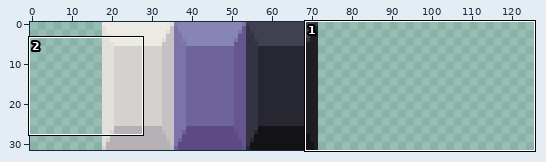
A sprite sheet gets an edit: Graphics/UI/historyTokens.png. Above, an overview of the earlier version with the close-up marked.
Close-up. Before the edit:
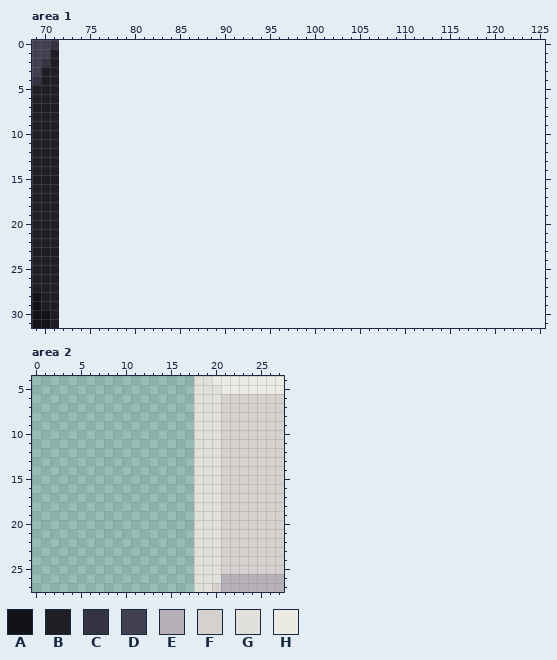
The file is 72x32 pixels. Colours within 5 levels of each other are drawn and written as one. Shown: area 1: x 69..125, y 0..31; area 2: x 0..27, y 4..27. The old version is drawn lined up with the new one, on the new canvas.
Palette (. is transparent): A #121217  B #1e1e24  C #333341  D #404051  E #b5b1b7  F #d5d1cf  G #e2e0da  H #ecebe3
Pixels before, area 1, first column x 69:
 0 DDC
 1 DDB
 2 DCB
 3 DBB
 4 CBB
 5 BBB
 6 BBB
 7 BBB
 8 BBB
 9 BBB
10 BBB
11 BBB
12 BBB
13 BBB
14 BBB
15 BBB
16 BBB
17 BBB
18 BBB
19 BBB
20 BBB
21 BBB
22 BBB
23 BBB
24 BBB
25 BBB
26 BBB
27 BBB
28 ABB
29 ABB
30 AAB
31 AAB
Pixels before, area 2, first column x 18:
 4 GGHHHHHHHH
 5 GGGHHHHHHH
 6 GGGFFFFFFF
 7 GGGFFFFFFF
 8 GGGFFFFFFF
 9 GGGFFFFFFF
10 GGGFFFFFFF
11 GGGFFFFFFF
12 GGGFFFFFFF
13 GGGFFFFFFF
14 GGGFFFFFFF
15 GGGFFFFFFF
16 GGGFFFFFFF
17 GGGFFFFFFF
18 GGGFFFFFFF
19 GGGFFFFFFF
20 GGGFFFFFFF
21 GGGFFFFFFF
22 GGGFFFFFFF
23 GGGFFFFFFF
24 GGGFFFFFFF
25 GGGFFFFFFF
26 GGGEEEEEEE
27 GGFEEEEEEE
And afterwards:
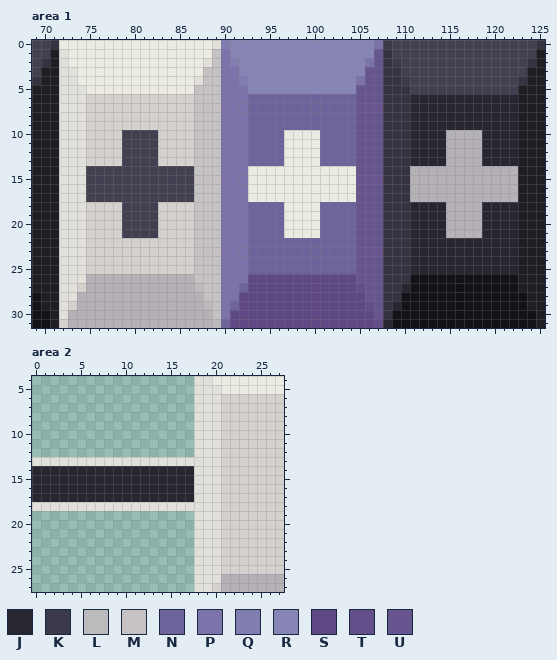
Colours new in this view: J #272732  K #3a3a4a  L #bdbabd  M #c6c2c3  N #6f639b  P #7b73a9  Q #817db0  R #8785b5  S #5e4984  T #624f8a  U #66558f
Log entry: boss special history
Edits made:
canvas 72x32 -> 126x32
Changed rows in their new state; - is an unchanged pixel.
Area 1:
first column x 72:
 0 HHHHHHHHHHHHHHHHHGQRRRRRRRRRRRRRRRRPKDDDDDDDDDDDDDDDDC
 1 GHHHHHHHHHHHHHHHHMPRRRRRRRRRRRRRRRRUCDDDDDDDDDDDDDDDDB
 2 GHHHHHHHHHHHHHHHGMPQRRRRRRRRRRRRRRPUCKDDDDDDDDDDDDDDCB
 3 GGHHHHHHHHHHHHHHMMPPRRRRRRRRRRRRRRUUCCDDDDDDDDDDDDDDBB
 4 GGHHHHHHHHHHHHHGMMPPQRRRRRRRRRRRRPUUCCKDDDDDDDDDDDDCBB
 5 GGGHHHHHHHHHHHHMMMPPPRRRRRRRRRRRRUUUCCCDDDDDDDDDDDDBBB
 6 GGGFFFFFFFFFFFFMMMPPPNNNNNNNNNNNNUUUCCCJJJJJJJJJJJJBBB
 7 GGGFFFFFFFFFFFFMMMPPPNNNNNNNNNNNNUUUCCCJJJJJJJJJJJJBBB
 8 GGGFFFFFFFFFFFFMMMPPPNNNNNNNNNNNNUUUCCCJJJJJJJJJJJJBBB
 9 GGGFFFFFFFFFFFFMMMPPPNNNNNNNNNNNNUUUCCCJJJJJJJJJJJJBBB
10 GGGFFFFDDDDFFFFMMMPPPNNNNHHHHNNNNUUUCCCJJJJEEEEJJJJBBB
11 GGGFFFFDDDDFFFFMMMPPPNNNNHHHHNNNNUUUCCCJJJJEEEEJJJJBBB
12 GGGFFFFDDDDFFFFMMMPPPNNNNHHHHNNNNUUUCCCJJJJEEEEJJJJBBB
13 GGGFFFFDDDDFFFFMMMPPPNNNNHHHHNNNNUUUCCCJJJJEEEEJJJJBBB
14 GGGDDDDDDDDDDDDMMMPPPHHHHHHHHHHHHUUUCCCEEEEEEEEEEEEBBB
15 GGGDDDDDDDDDDDDMMMPPPHHHHHHHHHHHHUUUCCCEEEEEEEEEEEEBBB
16 GGGDDDDDDDDDDDDMMMPPPHHHHHHHHHHHHUUUCCCEEEEEEEEEEEEBBB
17 GGGDDDDDDDDDDDDMMMPPPHHHHHHHHHHHHUUUCCCEEEEEEEEEEEEBBB
18 GGGFFFFDDDDFFFFMMMPPPNNNNHHHHNNNNUUUCCCJJJJEEEEJJJJBBB
19 GGGFFFFDDDDFFFFMMMPPPNNNNHHHHNNNNUUUCCCJJJJEEEEJJJJBBB
20 GGGFFFFDDDDFFFFMMMPPPNNNNHHHHNNNNUUUCCCJJJJEEEEJJJJBBB
21 GGGFFFFDDDDFFFFMMMPPPNNNNHHHHNNNNUUUCCCJJJJEEEEJJJJBBB
22 GGGFFFFFFFFFFFFMMMPPPNNNNNNNNNNNNUUUCCCJJJJJJJJJJJJBBB
23 GGGFFFFFFFFFFFFMMMPPPNNNNNNNNNNNNUUUCCCJJJJJJJJJJJJBBB
24 GGGFFFFFFFFFFFFMMMPPPNNNNNNNNNNNNUUUCCCJJJJJJJJJJJJBBB
25 GGGFFFFFFFFFFFFMMMPPPNNNNNNNNNNNNUUUCCCJJJJJJJJJJJJBBB
26 GGGEEEEEEEEEEEEMMMPPPSSSSSSSSSSSSUUUCCCAAAAAAAAAAAABBB
27 GGFEEEEEEEEEEEELMMPPNSSSSSSSSSSSSTUUCCJAAAAAAAAAAAABBB
28 GGEEEEEEEEEEEEEEMMPPSSSSSSSSSSSSSSUUCCAAAAAAAAAAAAAABB
29 GFEEEEEEEEEEEEEELMPNSSSSSSSSSSSSSSTUCJAAAAAAAAAAAAAABB
30 GEEEEEEEEEEEEEEEEMPSSSSSSSSSSSSSSSSUCAAAAAAAAAAAAAAAAB
31 FEEEEEEEEEEEEEEEELNSSSSSSSSSSSSSSSSTJAAAAAAAAAAAAAAAAB
Area 2:
first column x 0:
13 GGGGGGGGGGGGGGGGGG
14 JJJJJJJJJJJJJJJJJJ
15 JJJJJJJJJJJJJJJJJJ
16 JJJJJJJJJJJJJJJJJJ
17 JJJJJJJJJJJJJJJJJJ
18 GGGGGGGGGGGGGGGGGG
Boxes around the changes in both close-ups, in picture pixels (x1, y1, x2, y2):
added: (59, 40, 545, 328)
added: (32, 457, 194, 511)
